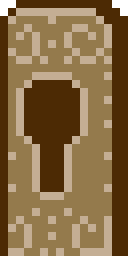
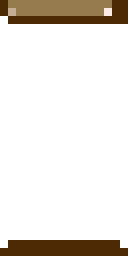
Comparing the layer stacks of the two 128x256 images. Changes:
added layer "Layer 9 copy 12" above "Layer 9 copy 11" over [0, 0, 128, 256]
hid "Layer 9", painted on it over [0, 0, 128, 256]
